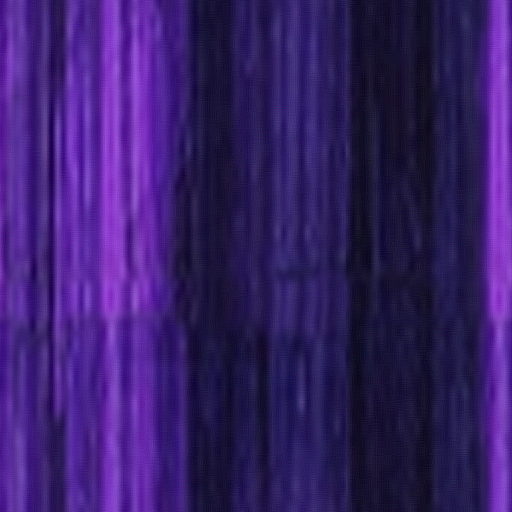
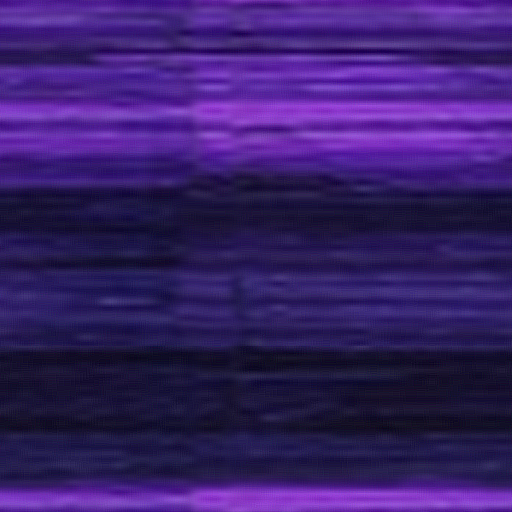
Two versions of the same layered image (512 × 512). Layer-by-layer changes:
painted on "Layer 7" over (0, 0, 512, 512)
